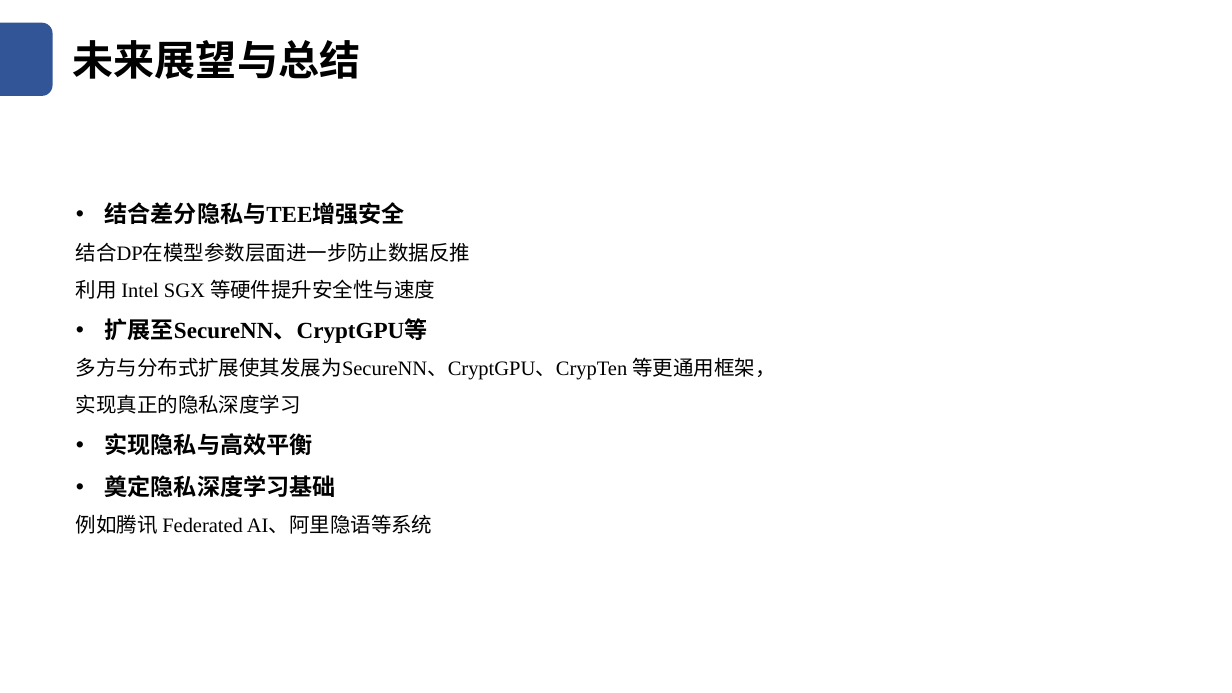
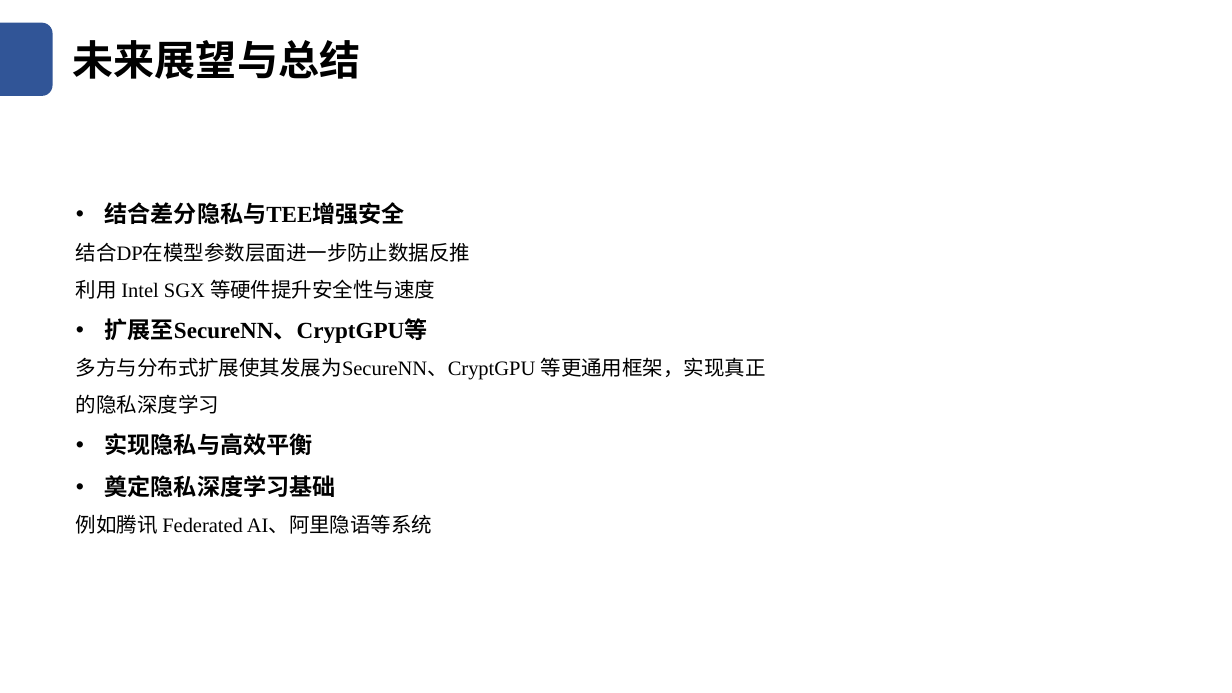
Before and after one commit to Yukkit-Lee/LeaveAppSys, a slide deck: slide 14 of SecureML_Se.pptx. Drawn at 1232x693 pixels with LibreOffice and Linux fonts; fonts in the diff are those of the drawing. Boxes give left, top, right and bottom in pixels: in the first picture for what was removed or moved away, otherwise in the second. Text is boxed around its words. In the diff, an @@ line names an element or a change of style, - is before the commit and + after.

```diff
--- a/SecureML_Se.pptx
+++ b/SecureML_Se.pptx
@@ text at (76, 357, 766, 414): text changed @@
-多方与分布式扩展使其发展为SecureNN、CryptGPU、CrypTen 等更通用框架，实现真正的隐私深度学习
+多方与分布式扩展使其发展为SecureNN、CryptGPU 等更通用框架，实现真正的隐私深度学习
```
Also in this commit, not shown: 2 other slides changed, 13 slides removed, 1 other file.
